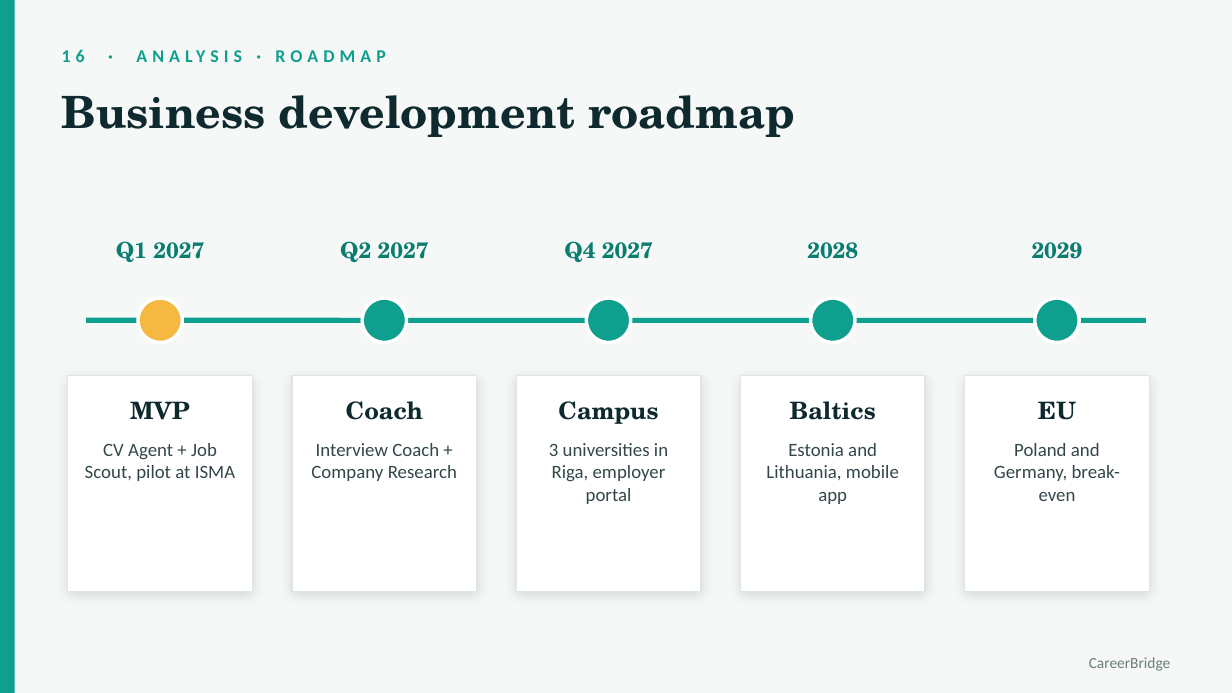
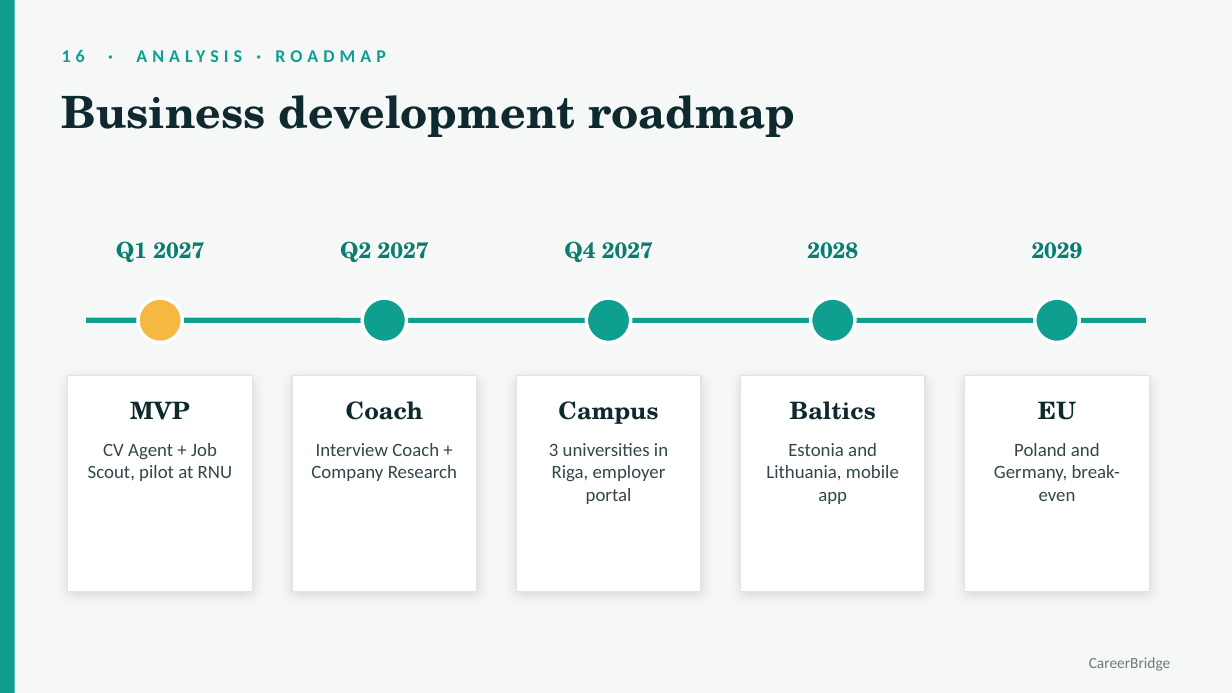
Before and after one commit to Ayxan1110/Ayxan1110.github.io, a slide deck: slide 17 of presentations/careerbridge-pitch.pptx. Drawn at 1232x693 pixels with LibreOffice and Linux fonts; fonts in the diff are those of the drawing. Boxes give left, top, right and bottom in pixels: in the first picture for what was removed or moved away, otherwise in the second. Text is boxed around its words. In the diff, an @@ line names an element or a change of style, - is before the commit and + after.

Commit message:
Rename ISMA to RNU (Riga Nordic University)

```diff
--- a/presentations/careerbridge-pitch.pptx
+++ b/presentations/careerbridge-pitch.pptx
@@ text at [88,443,232,481]: text changed @@
-CV Agent + Job Scout, pilot at ISMA
+CV Agent + Job Scout, pilot at RNU
```
Also in this commit, not shown: 2 other slides changed, 8 other files.
